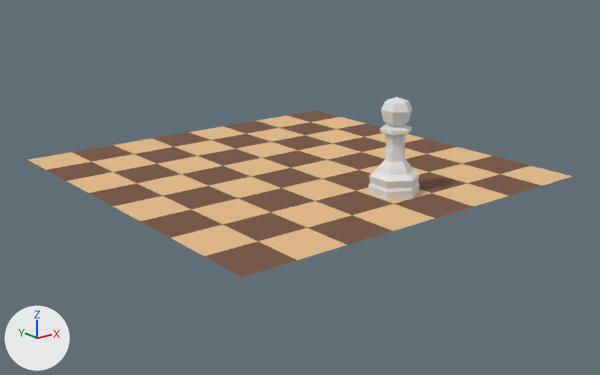
What one commit did to the OBJ model assets/models/scene.obj.
Before and after are seen from a 50 mm camera at (-10.17, -13.02, 4.73) aimed at (-0.08, -0.42, -0.31). The lights are fixed; the arrows at lower left show +X, +Y and +Z. Where no turn or scale is listed for an object, it has been applied to the vertices. Vertices at the same position are counted once.

Objects in the first picture: 'Board', 'Pawn'.
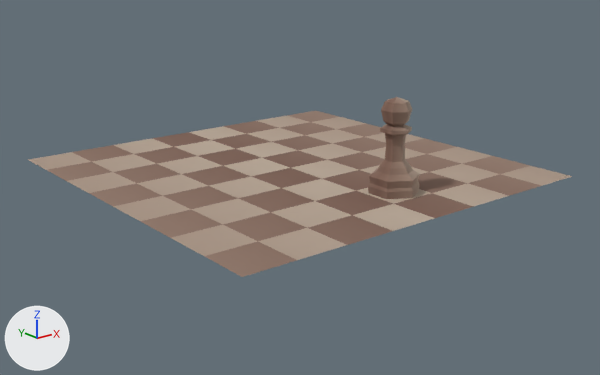
The edits, one by one:
Picture 'Chess Board.png' (img_chess_board_png) is new.
Material 'Material.001' (mat_material_001) is new.
Its texture is img_chess_board_png.
Its roughness is 1.0.
me_board has 81 vertices, 128 faces and spans x -4.0..4.0, y -4.0..4.0, z 0.0.
me_board is used by ob_board; location (0.0, 0.0, 0.0).
me_board part 1: 64 faces spanning x -4.0..4.0, y -4.0..4.0, z 0.0 switch from mat_material (brown #785441) to mat_material_001 (picture img_chess_board_png).
me_board part 2: 64 faces spanning x -4.0..4.0, y -4.0..4.0, z 0.0 switch from mat_white (beige #e7be8b) to mat_material_001 (picture img_chess_board_png).
me_pawn has 92 vertices, 174 faces and spans x 0.08..0.92, y -2.99..-2.01, z 0.0..1.8.
me_pawn now uses material mat_material_001 (picture img_chess_board_png).

Location of each change, (x1, y1, x2, y2) in pixels of the pictures (600 x 375 px):
'Pawn', recoloured (white to brown): (368, 97, 419, 199) in both
part 1 of me_board, recoloured: (47, 111, 541, 277) in both
part 2 of me_board, recoloured: (28, 116, 572, 260) in both
